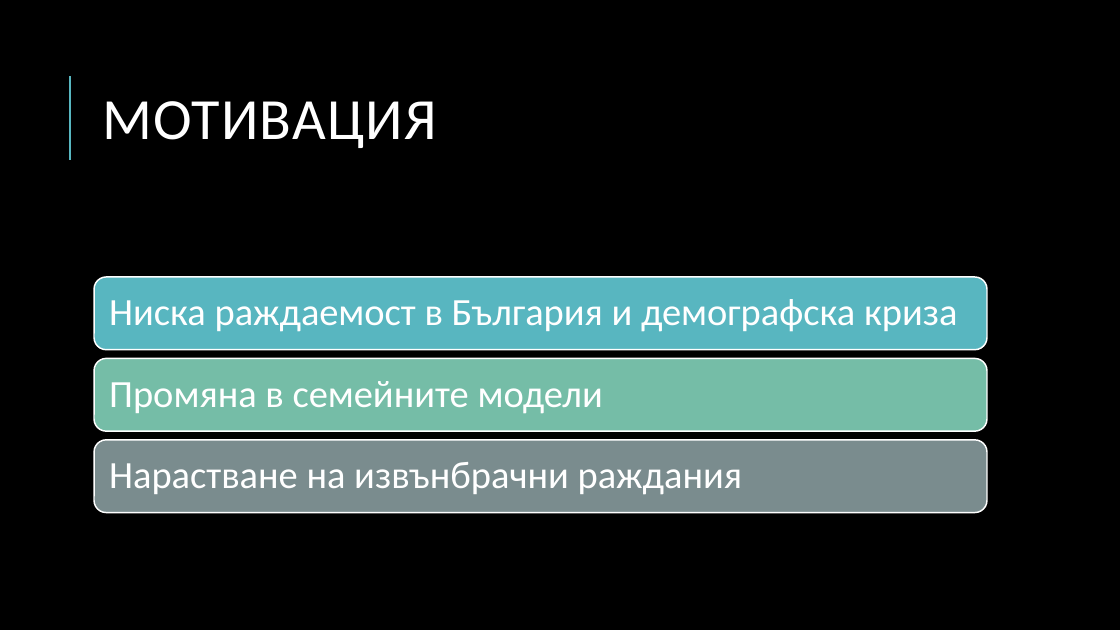
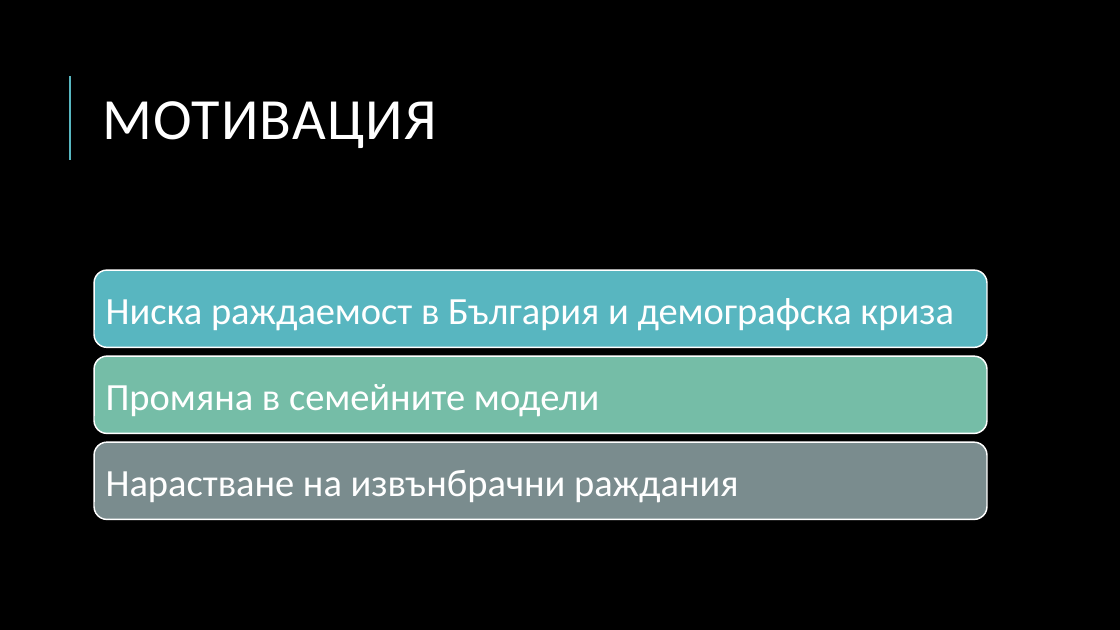
Before and after one commit to sarabadjieva/MITM322_DataMining, a slide deck: slide 4 of MITM322_F102014_Presentation.pptx. Drawn at 1120x630 pixels with LibreOffice and Linux fonts; fonts in the diff are those of the drawing. Boxes give left, top, right and bottom in pixels: in the first picture for what was removed or moved away, otherwise in the second. Text is boxed around its words. In the diff, an @@ line names an element or a change of style, - is before the commit and + after.

```diff
--- a/MITM322_F102014_Presentation.pptx
+++ b/MITM322_F102014_Presentation.pptx
@@ rounded rectangle: place and size @@
-rounded rectangle at box(94, 277, 987, 350)
+rounded rectangle at box(94, 271, 987, 348)
@@ line spacing 0.9 to 1 in 3 elements at box(106, 384, 599, 417), box(106, 298, 954, 331), box(106, 470, 739, 503) @@
@@ rounded rectangle: place and size @@
-rounded rectangle at box(94, 440, 987, 513)
+rounded rectangle at box(94, 442, 987, 519)
```
Also in this commit, not shown: 5 other slides changed.
